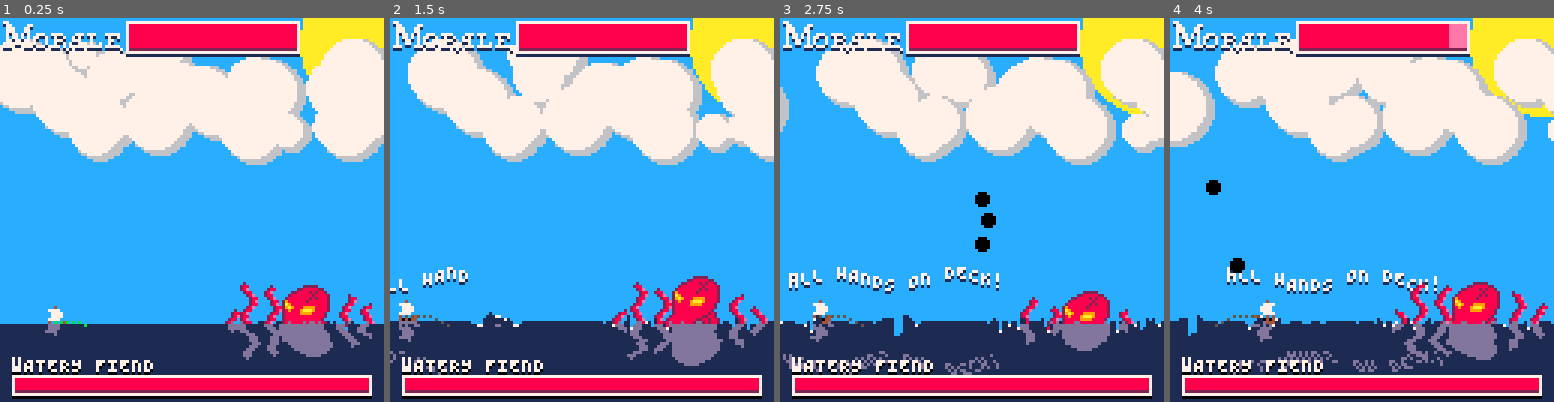
Above: before the commit, frames 1-4 (left to right).
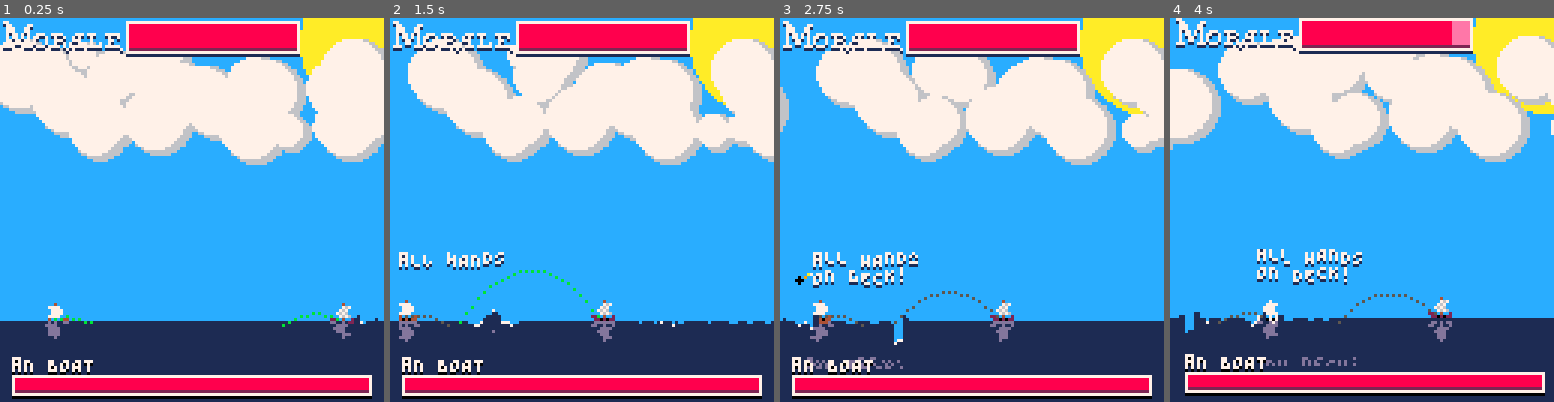
Above: after the commit, the same moments.

Repository: GibletsofJesus/Pico-Pirates
Game: PICO-8 cartridge pico_pirates.p8
Two runs of this game, one before a commit and one after it. Both use one fixed random seed, a clock stepped at 60 frames per second and the inputs below.
Inputs:
- Up to frame 1 (0.25 s): no input
- Up to frame 2 (1.5 s): tap X (X key) at 0.33, 1.07 s; tap O (Z key) at 0.7 s
- Up to frame 3 (2.75 s): hold Right 1.6-2.1 s; tap O (Z key) at 1.7, 2.1, 2.5 s; tap X (X key) at 1.85 s; hold Up 2.15-2.42 s; hold Right from 2.47 s (still down)
- Up to frame 4 (4 s): tap O (Z key) at 2.9, 3.3, 3.7 s; tap X (X key) at 2.97 s; release Right at 3.03 s; hold Left 3.08-3.58 s; hold Down 3.63-3.97 s

The runs differ from the first frame. In frame 1, 4.9% of the frame differs, in the area x 0-100%, y 68-93%; in frame 2, 7.2%; in frame 3, 6.3%; in frame 4, 20%, in the area x 0-100%, y 0-100%.

Commit message:
combat text added back in

Diff:
--- a/pico_pirates.p8
+++ b/pico_pirates.p8
@@ -2,12 +2,12 @@
 version 16
 __lua__
 --Current cart stats (26/2/18)
--- Token count 7854 / 8192
---	remaining tokens:	 338
+-- Token count 7918 / 8192
+--	remaining tokens:	 274
 -- 21 func ___name instances = 63 tokens that acn be reallocated
 
 state,nextState,st_t=3,1,5
---0 splash screengd
+--0 splash screen
 --1 top down exploration
 --2 screen transition
 --3 side view combat
@@ -38,7 +38,7 @@
 	srand(1)
 	currentcellx,currentcelly=flr(rrnd(2,30)),flr(rrnd(2,30))
 	world_init()
-	comb_init(0)
+	if (state==3) comb_init(1)
 	clouds={}
 	for i=0,50 do
 		local cloud={
@@ -201,19 +201,23 @@
 		cls(12)
 	  screenShake()
 	  _circfill(124,8,24,10)
+
+		--will be writing to screen + spritesheet here
+		boat_text(boat_message)
+
 	  for c in all(comb_objs) do
 	 	 c.draw(c)
 	 	end
 	 	drawUpdateWater()
 
 		--water reflections
-		local h=32
-		if (morale>0) h=24
-		memcpy(0x2000-(h*64),0x6000+((101-h)*64),64*h)
+		local h=2048 --32*64
+		if (morale>0) h=1024 --24*64
+		memcpy(0x2000-h,0x7940-h,h)
 		palt(12,true)
 		palt(1,true)
-		pal_all(13)
-		for y=1,h-1 do
+		pal_all"13"
+		for y=1,(h/64)-1 do
 			sspr(0,127-y,128,1,sin(t()+y/20)*(y/5),101+y)
 		end
 		for x=0,127 do
@@ -438,11 +442,9 @@
 	end
 	for y=0,127 do
 		local scr=0x6000+(y*64)
-		if y%2==0 then
-			memcpy(scr,scr+((st_t+.48)*2),64)
-		else
-			memcpy(scr,scr-(st_t*2),64)
-		end
+		local l=-(st_t*2)
+		if (y%2==0) l=(st_t+.48)*2
+		memcpy(scr,scr+l,64)
 	end
 end
 
@@ -1125,7 +1127,7 @@
 	comb_boat=newComb_boat()
 	comb_boat.hp=morale
 	comb_boat.isPlayer=true
-	boat_message="aLL HANDS\nON DECK!"
+	boat_message="aLL HANDS\nON DECK! "
 	txt_timer=0xfffa
 	add(comb_objs,comb_boat)
 
@@ -1270,6 +1272,8 @@
 					b.y+=0.1
 					if not b.isPlayer and b.y>103 then
 						victory=true
+						txt_timer=0
+						boat_message="gLORIOUS\nVICTORY! "
 						sfx(29,0)
 						sfx(30,1)
 						music(2)
@@ -1315,7 +1319,6 @@
 			spr(s,b.x,b.y,1,1,b.flipx,false)
 			pal()
 			if (b.firecd>0.9 and b.firecd<1.3) _circfill(b.x+4,b.y+5,1,b.firecd*25)
-			if (b.isPlayer) comb_boat_text(boat_message)
 		end
 	}
 	return comb_boat
@@ -1338,12 +1341,29 @@
 
 boat_message,txt_timer="tEST MESSAGE!",0
 
-function comb_boat_text(s)
+function boat_text(s)
 	txt_timer+=.33
 	if txt_timer>0 and txt_timer<#s+15 then
-		local text=sub(s,0,txt_timer)
-		for i=1,#text do
-			print_u(sub(text,i,i),comb_boat.x-12+(i*4),comb_boat.y-10+sin(t()+i*.1)*2)
+
+		print_u(sub(s,0,txt_timer),0,0)
+		memcpy(0x1d00,0x6000,768)
+		rectfill(0,0,64,12,12)
+		local _y=0
+		if (sub(s,#s,#s)==' ') _y=6
+		for y=0,_y,6 do
+		 for x=0,80,2 do
+		 	wiggle=sin(t()+(x/#s))
+		 	sspr(x,116+y,2,6,comb_boat.x+x,flr(comb_boat.y)-16+y+wiggle)
+		 end
+		end
+	end
+	if txt_timer>#s+45 then
+		txt_timer=0
+		boat_message="cOME ON THEN PAL,\nSQUARE TAE GO LIKE "
+		if morale<70 then
+			boat_message="nO SLACKING YOU\nLAZY SEA DOGS! "
+		elseif morale<33 and morale>1 then
+			boat_message="mAYBE I SHOULDN'T OF\nBEEN A PIRATE... "
 		end
 	end
 end
@@ -1388,8 +1408,8 @@
 				wpts[mid(1,flr(i),160)]-=10
 			end
 		end
-
-		if p.owner.isPlayer and enemy!=null then
+		local b=p.owner.isPlayer
+		if b and enemy!=null then
 			for t in all(tentacles) do --tentacle collision
 				if aabbOverlap(t,p) then
 					del(comb_objs,p)
@@ -1406,7 +1426,7 @@
 				sfx(10)
 				sfx(11)
 			end
-		else
+		elseif not b then
 			if aabbOverlap(comb_boat,p) then --player collision
 				del(comb_objs,p)
 				del(projectiles,p)
@@ -1433,7 +1453,7 @@
 
 function dmgFlash(e)
 	e.flashing-=1
-	if (t()%.01>.005 and e.flashing>0) pal_all"7"
+	if (e.flashing>0) pal_all"7"
 end
 
 function ______octopus()
@@ -1492,6 +1512,8 @@
 						end
 					else
 						victory=true
+						boat_message="tAKE THAT,\nFOUL BEAST! "
+						txt_timer=0
 						sfx(29,0)
 						sfx(30,1)
 						music(2)
Not shown, changed: 40 lines of the sprite sheet (__gfx__) section of pico_pirates.p8
Not shown, changed: sprites.png
